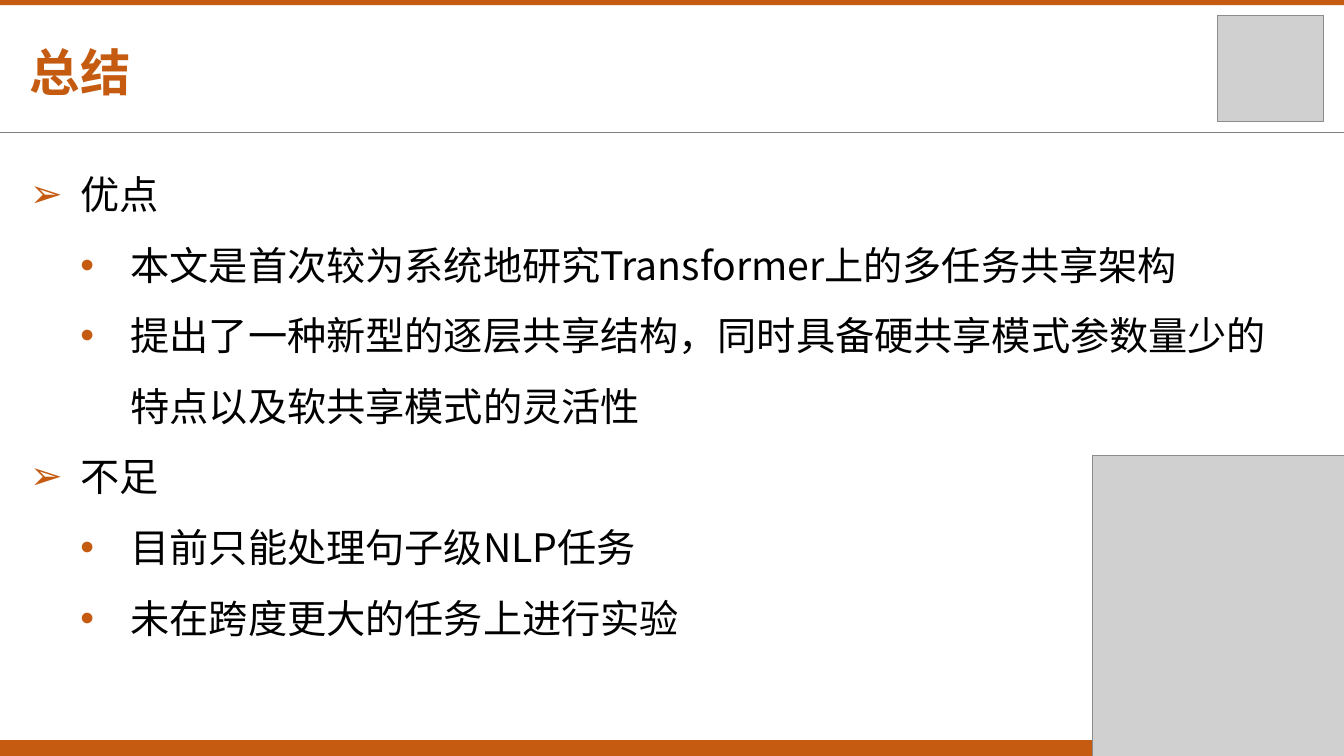
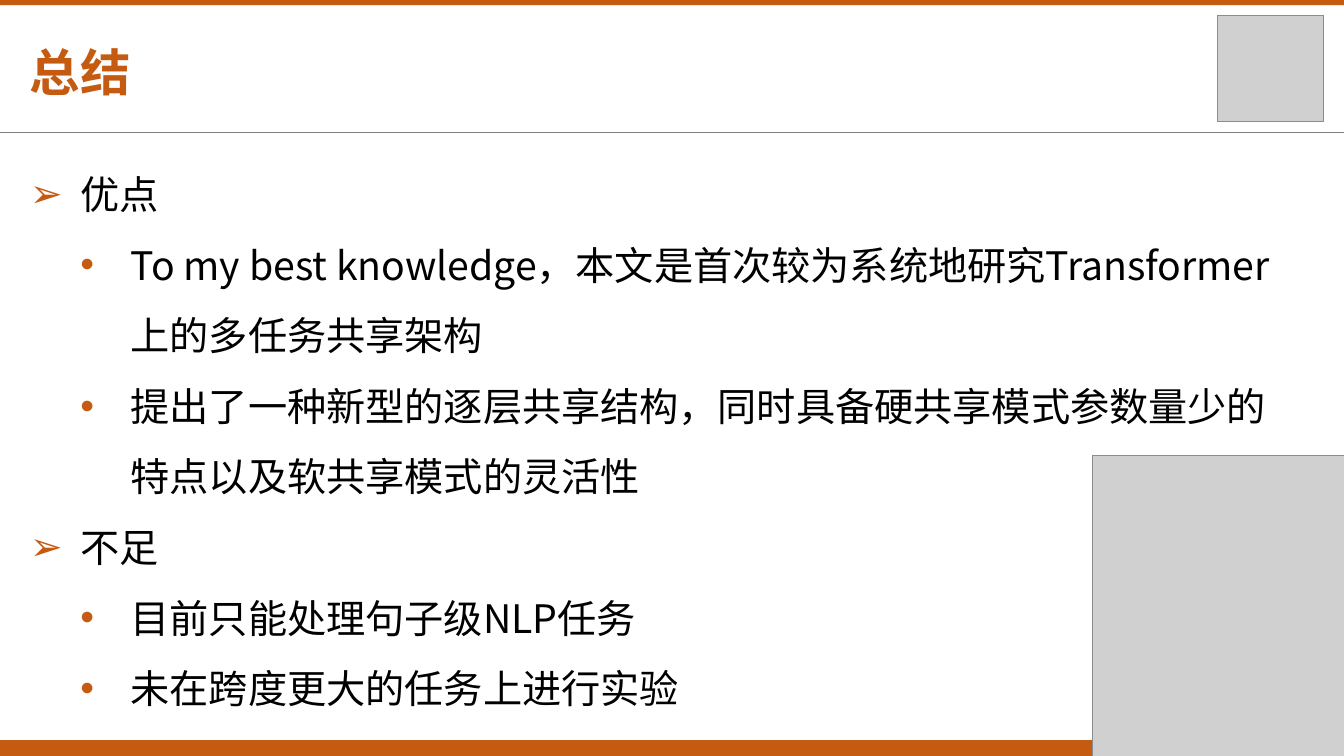
Before and after one commit to txsun1997/Bachelor-Thesis-XDU, a slide deck: slide 35 of materials/毕业设计答辩.pptx. Drawn at 1344x756 pixels with LibreOffice and Linux fonts; fonts in the diff are those of the drawing; grey boxes stand for pictures. Boxes give left, top, right and bottom in pixels: in the first picture for what was removed or moved away, otherwise in the second. Text is boxed around its words. In the diff, an @@ line names an element or a change of style, - is before the commit and + after.

Commit message:
update 毕业设计答辩 slides

```diff
--- a/materials/毕业设计答辩.pptx
+++ b/materials/毕业设计答辩.pptx
@@ text at <box>131,247,1270,290</box>: text changed @@
-  • 本文是首次较为系统地研究Transformer上的多任务共享架构
+  • To my best knowledge，本文是首次较为系统地研究Transformer上的多任务共享架构
```
Also in this commit, not shown: 1 other file.
